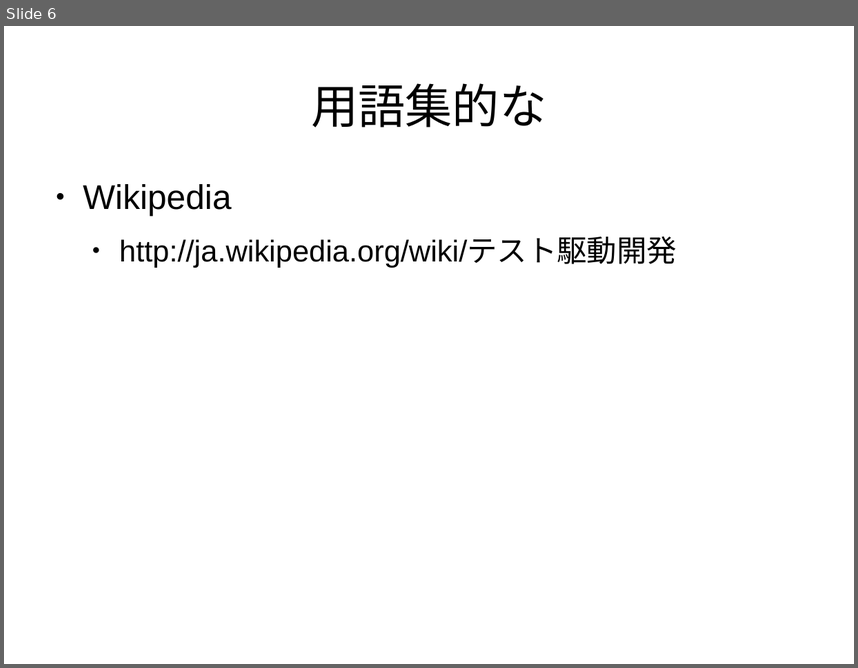
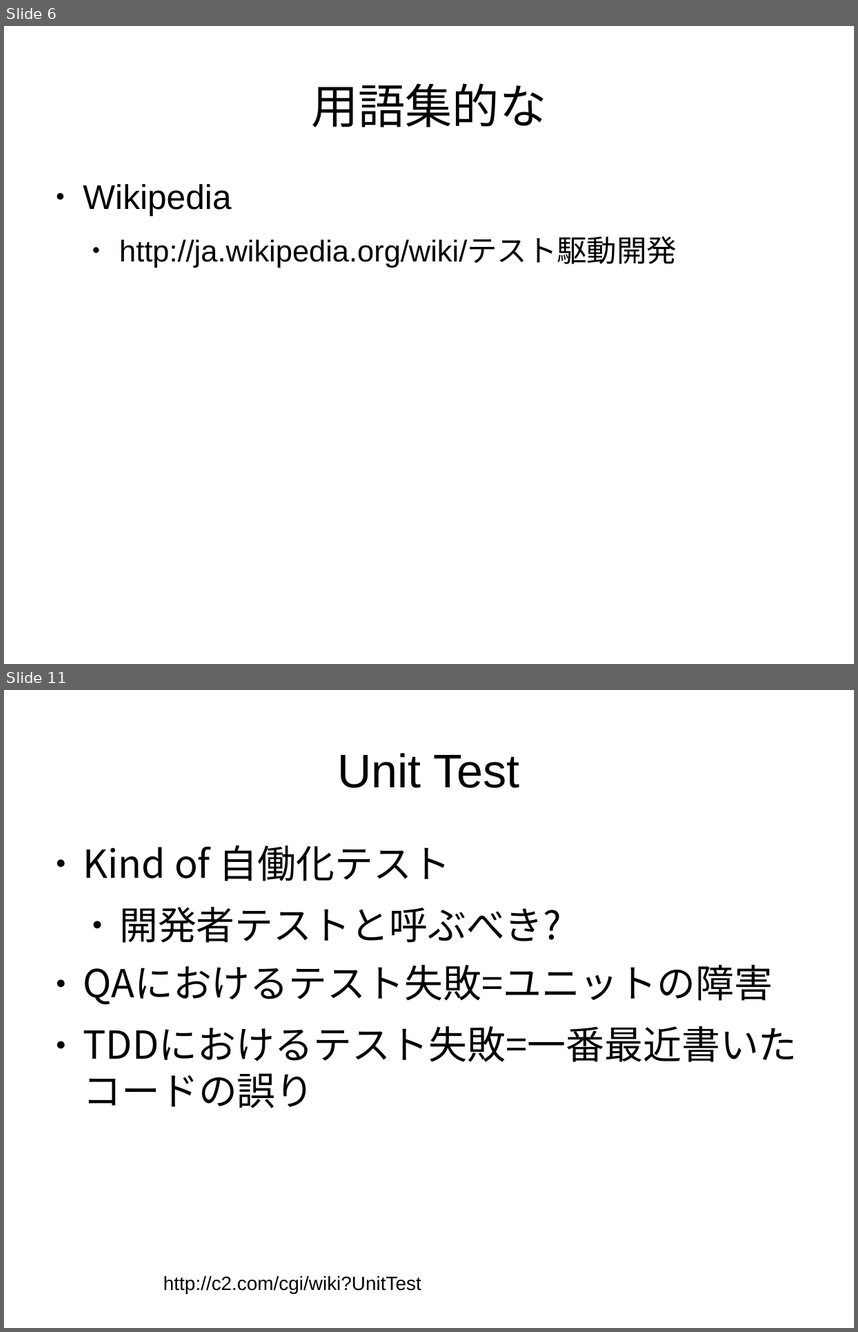
Before and after one commit to yujiorama/event, a slide deck: tddconf/tdd_revice.odp. Shown one above the other, each under a label of ours: slide 6 before the commit, slides 6 and 11 after it; the slides between them are not shown. The pictures are 858x668 and 858x1332 pixels, drawn with LibreOffice and Linux fonts; fonts in the diff are those of the drawing. Boxes give left, top, right and bottom in pixels: in the first picture for what was removed or moved away, otherwise in the second. Text is boxed around its words. In the diff, an @@ line names an element or a change of style, - is before the commit and + after.

```diff
--- a/tddconf/tdd_revice.odp
+++ b/tddconf/tdd_revice.odp
@@ slide 11 added at <box>4,690,854,1328</box>, background #FFFFFF @@
@@ title added at <box>338,753,520,788</box>, 44 pt, text #000000 @@
+Unit Test
@@ text added at <box>83,845,797,1108</box>, 36 pt, text #000000 @@
+● Kind of 自働化テスト
+  ● 開発者テストと呼ぶべき?
+● QAにおけるテスト失敗=ユニットの障害
+● TDDにおけるテスト失敗=一番最近書いたコードの誤り
@@ text added at <box>163,1275,421,1293</box>, 18 pt, text #000000 @@
+http://c2.com/cgi/wiki?UnitTest
```
Also in this commit, not shown: 3 slides changed, 19 other slides added, 3 slides removed.
